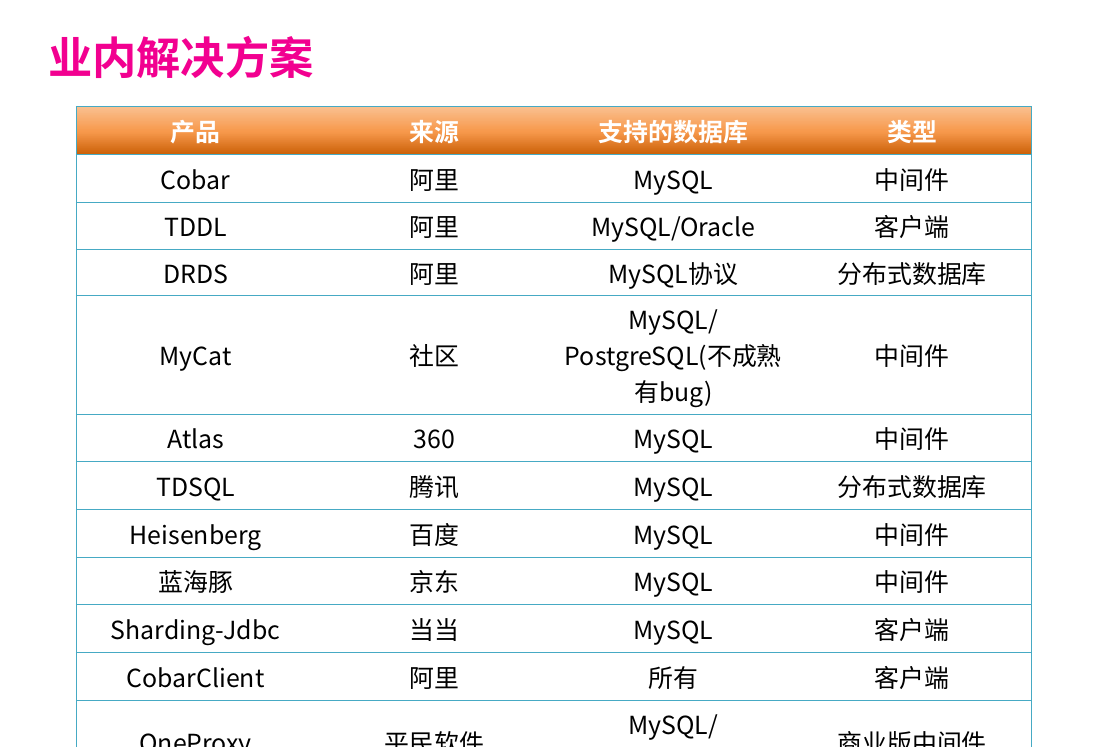
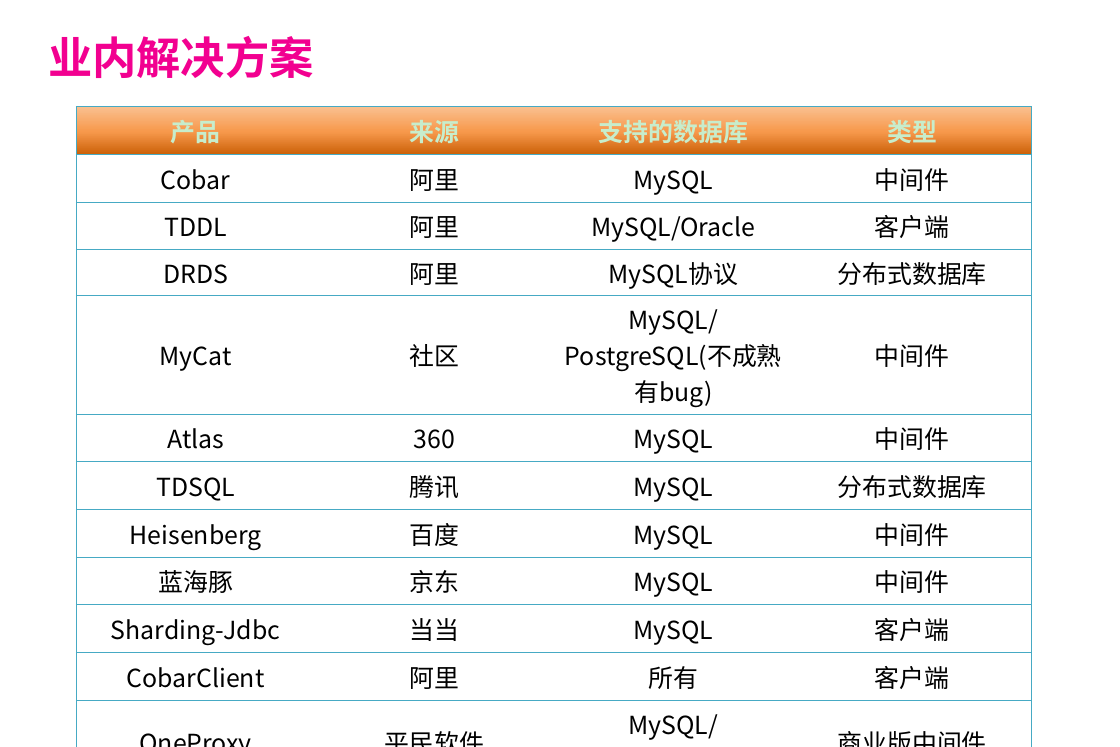
Before and after one commit to balancebeam/sherlock, a slide deck: slide 6 of pddl-doc/数据路由介绍.pptx. Drawn at 1120x747 pixels with LibreOffice and Linux fonts; fonts in the diff are those of the drawing; background and template pictures are left out. Boxes give left, top, right and bottom in pixels: in the first picture for what was removed or moved away, otherwise in the second. Text is boxed around its words. In the diff, an @@ line names an element or a change of style, - is before the commit and + after.

```diff
--- a/pddl-doc/数据路由介绍.pptx
+++ b/pddl-doc/数据路由介绍.pptx
@@ table at box(77, 107, 1032, 744) @@
@@ text colour #FFFFFF to #C7EDCC in "产品", "来源", "支持的数据库", "类型" @@
```
Also in this commit, not shown: 42 other slides changed, 5 other files.
